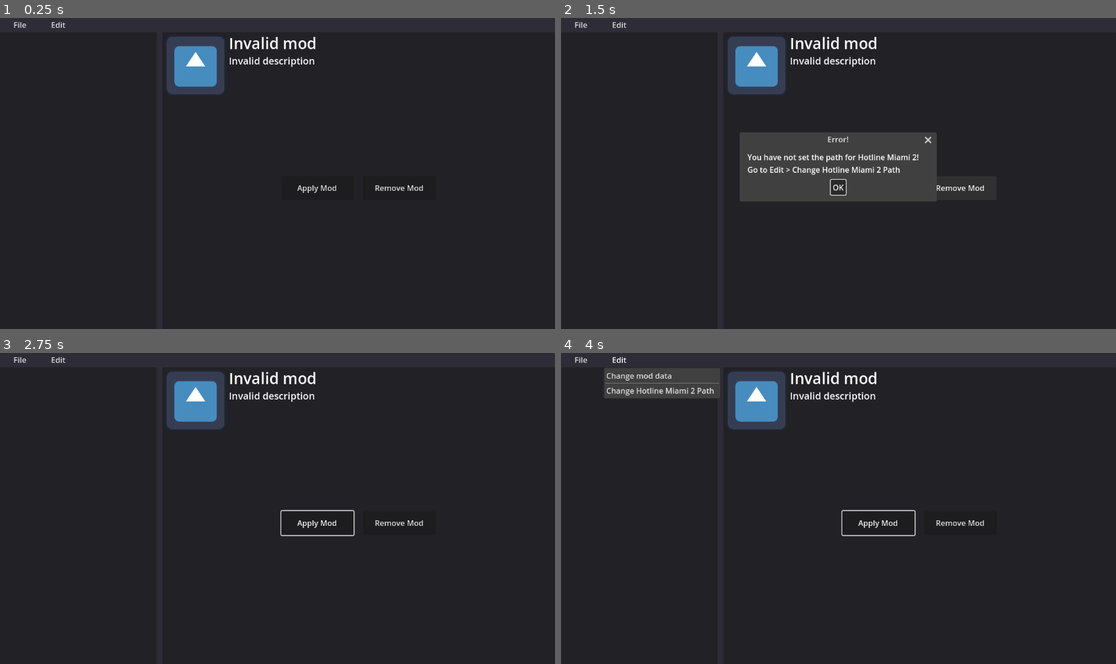
Above: before the commit, frames 1-4 (two rows, left to right).
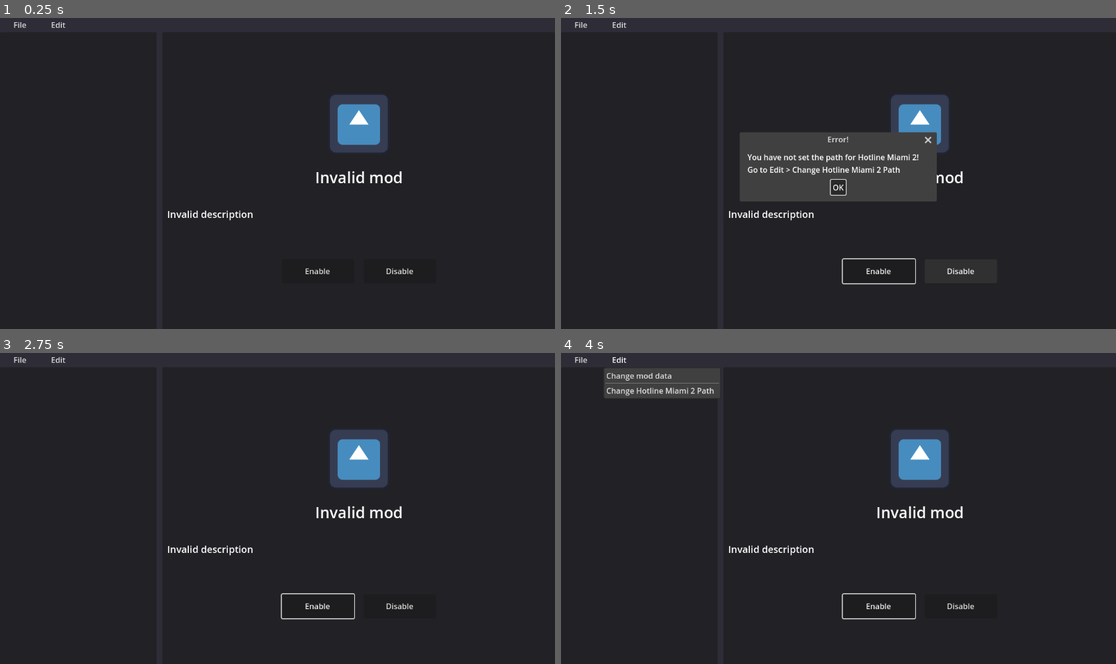
Above: after the commit, the same moments.

Repository: guineapiguuhh/HLM-Mod-manager
Game: Godot game, scene res://scenes/app.tscn
Two runs of this game, one before a commit and one after it. Both use one fixed random seed, a clock stepped at 60 frames per second and the inputs below. The engine's default icon, where the game draws it, is replaced by a stand-in: a white triangle on a blue panel in a dark square.
Inputs:
- Up to frame 1 (0.25 s): no input
- Up to frame 2 (1.5 s): click "Apply Mod" (after the commit: "Enable") at 0.5 s; click "Remove Mod" (after the commit: "Disable") at 1.25 s
- Up to frame 3 (2.75 s): click "OK" at 2 s
- Up to frame 4 (4 s): click "File" at 2.75 s; click "Edit" at 3.5 s

The runs differ from the first frame. In frame 1, 5.0% of the frame differs, in the area x 30-77%, y 6-83%; in frame 2, 4.4%; in frame 3, 5.3%, in the area x 30-77%, y 6-86%; in frame 4, 5.3%.

Commit message:
Super Update!

Diff:
--- a/scenes/app.tscn
+++ b/scenes/app.tscn
@@ -51,23 +51,19 @@
 
 [node name="ModInfo" type="PanelContainer" parent="HSplitContainer"]
 unique_name_in_owner = true
+custom_minimum_size = Vector2(500, 500)
 layout_mode = 2
 mouse_filter = 2
 script = ExtResource("3_ljqyw")
-text_distance = 10.0
-margin_left = 5.0
-margin_right = 5.0
-margin_top = 5.0
-margin_bottom = 5.0
 metadata/_custom_type_script = "uid://xakxyv1r778s"
 
-[node name="ModPreview" type="TextureRect" parent="HSplitContainer/ModInfo"]
+[node name="Cover" type="TextureRect" parent="HSplitContainer/ModInfo"]
 layout_mode = 2
 size_flags_horizontal = 0
 size_flags_vertical = 0
 texture = ExtResource("4_jv7dx")
 
-[node name="ModName" type="Label" parent="HSplitContainer/ModInfo"]
+[node name="Name" type="Label" parent="HSplitContainer/ModInfo"]
 custom_minimum_size = Vector2(500, 0)
 layout_mode = 2
 size_flags_horizontal = 0
@@ -75,20 +71,22 @@
 size_flags_stretch_ratio = 0.0
 theme_override_font_sizes/font_size = 32
 text = "Invalid mod"
+horizontal_alignment = 1
 
-[node name="ModDescription" type="Label" parent="HSplitContainer/ModInfo"]
+[node name="Description" type="Label" parent="HSplitContainer/ModInfo"]
 custom_minimum_size = Vector2(500, 0)
 layout_mode = 2
 size_flags_horizontal = 0
 size_flags_vertical = 0
 theme_override_font_sizes/font_size = 20
 text = "Invalid description"
-autowrap_mode = 1
+vertical_alignment = 1
+autowrap_mode = 3
 
 [node name="Buttons" type="HBoxContainer" parent="HSplitContainer/ModInfo"]
 layout_mode = 2
-size_flags_horizontal = 4
-size_flags_vertical = 4
+size_flags_horizontal = 0
+size_flags_vertical = 0
 theme_override_constants/separation = 20
 
 [node name="Apply" type="Button" parent="HSplitContainer/ModInfo/Buttons"]
@@ -96,14 +94,14 @@
 layout_mode = 2
 size_flags_horizontal = 8
 size_flags_vertical = 0
-text = "Apply Mod"
+text = "Enable"
 
 [node name="Remove" type="Button" parent="HSplitContainer/ModInfo/Buttons"]
 custom_minimum_size = Vector2(150, 50)
 layout_mode = 2
 size_flags_horizontal = 8
 size_flags_vertical = 0
-text = "Remove Mod"
+text = "Disable"
 
 [node name="MenuBar" type="MenuBar" parent="."]
 layout_mode = 0
--- a/scripts/menu_bar.gd
+++ b/scripts/menu_bar.gd
@@ -9,8 +9,8 @@
 		0:
 			print("New mod...")
 		1:
-			ModManager.update_mods()
-			Scene.reload()
+			ModManager.reload()
+			Scene.current.reload_mods_tree()
 
 func _edit_pressed(id: int) -> void:
 	match id:
@@ -20,5 +20,5 @@
 			%PathDialog.show()
 
 func _on_hlm_2_path_dialog_dir_selected(dir: String) -> void:
-	Save.data["hlm2_dir"] = dir
+	Save.data["hlm2_dir"] = dir + "/"
 	Save.save()
--- a/scripts/mod_container.gd
+++ b/scripts/mod_container.gd
@@ -1,35 +1,10 @@
 class_name ModContainer extends PanelContainer
-
-@export var text_distance: float:
-	set(value):
-		text_distance = value
-		queue_sort()
-
-@export_subgroup("Theme Overrides")
-
-@export var margin_left: float:
-	set(value):
-		margin_left = value
-		queue_sort()
-
-@export var margin_right: float:
-	set(value):
-		margin_right = value
-		queue_sort()
-
-@export var margin_top: float:
-	set(value):
-		margin_top = value
-		queue_sort()
-
-@export var margin_bottom: float:
-	set(value):
-		margin_bottom = value
-		queue_sort()
 
 func _ready() -> void:
 	$Buttons/Apply.pressed.connect(_apply_pressed_mod);
 	$Buttons/Remove.pressed.connect(_remove_pressed_mod);
+
+	resized.connect(func(): queue_sort())
 	queue_sort()
 
 func _apply_pressed_mod():
@@ -37,47 +12,43 @@
 		%ErrorPopup.show()
 		return
 
-	ModManager.apply_mod()
+	ModManager.apply()
 
 func _remove_pressed_mod():
 	if !Save.data["hlm2_dir"]:
 		%ErrorPopup.show()
 		return
 
-	ModManager.remove_mod()
+	ModManager.remove()
 
-func _notification(what):
+func _notification(what: int) -> void:
 	if what == NOTIFICATION_SORT_CHILDREN:
-		var margin: Rect2 = Rect2()
-		margin.position = Vector2(margin_right, margin_bottom)
-		margin.size = Vector2(margin_left, margin_top)
+		$Name.position.y += $Cover.size.y + 25
 
-		var preview_rect: Rect2 = $ModPreview.get_rect()
-		preview_rect.position = margin.position
-		fit_child_in_rect($ModPreview, preview_rect)
+		$Description.position.y = $Name.position.y
+		$Description.position.y += $Name.size.y + 40
+		$Description.size.x = size.x - 20
 
-		$ModName.position.x += $ModPreview.size.x + text_distance
+		$Buttons.position.y = $Description.position.y
+		$Buttons.position.y += $Description.size.y + 80
 
-		$ModDescription.position.x += $ModPreview.size.x + text_distance
-		$ModDescription.position.y += $ModName.size.y
+		for child: Control in get_children():
+			var rect := get_children_rect()
+			child.position.x += (size.x - child.size.x) / 2
+			child.position.y += (size.y - rect.size.y) / 2
 
-		custom_minimum_size = get_biggest_size(get_children())
+func get_children_rect() -> Rect2:
+	var first_child = get_child(0)
+	var final_child = get_child(get_child_count() - 1)
 
-
-func get_biggest_size(nodes: Array[Node]) -> Vector2:
-	var result := Vector2.ZERO
-	for node: Control  in nodes:
-		var total: Vector2 = node.position + node.size
-
-		if total.x > result.x: result.x = total.x
-		if total.y > result.y: result.y = total.y
+	var result := Rect2()
+	result.position = first_child.position
+	result.size = final_child.position + final_child.size
 
 	return result
 
+func set_data(data: Dictionary=ModManager.current) -> void:
+	$Name.text = data["display_name"]
+	$Description.text = data["description"]
 
-func set_data(data: Dictionary=ModManager.current_mod) -> void:
-	# $ModPreview.texture = # TODO: load image
-
-	$ModName.text = data["name"]
-	$ModDescription.text = data["description"]
 	queue_sort()
--- a/scripts/mod_manager.gd
+++ b/scripts/mod_manager.gd
@@ -1,13 +1,18 @@
 extends Node
 
 var mods: Array[Dictionary] = []
-var current_mod: Dictionary
+var current: Dictionary
 
-func _ready() -> void:
-	update_mods()
+var global_patchwads: Array[String] = []
 
-func update_mods() -> void:
+var structure_mod: Dictionary = {
+	"display_name": "Mod",
+	"description": "This mod is cool!!!",
+}
+
+func reload() -> void:
 	mods = []
+	global_patchwads = []
 
 	for dir_name in DirAccess.get_directories_at(Path.mods_folder):
 		var data_path := Path.mods_folder + dir_name + "/mod.json"
@@ -15,36 +20,58 @@
 		if !FileAccess.file_exists(data_path): continue
 
 		var base_data:FileAccess = FileAccess.open(data_path, FileAccess.READ)
-		var parsed_data = JSON.parse_string(base_data.get_as_text())
-		mods.push_front(parsed_data)
 
-func apply_mod(data: Dictionary=current_mod) -> void:
-	remove_patchwads()
+		var data = JSON.parse_string(base_data.get_as_text())
+		data["name"] = dir_name
+		data["patchwads"] = get_patchwads(data["name"])
+
+		if data["global_patchwads"]:
+			global_patchwads.append_array(data["patchwads"])
+
+		mods.append(data)
+
+	print("Mods=" + str(mods))
+	print("Global PatchWads=" + str(global_patchwads))
+
+func apply(data: Dictionary=current) -> void:
+	remove_all_patchwads()
 	add_patchwads(data)
 
-	var music_bytes = FileAccess.get_file_as_bytes(Path.mods_folder + data["name"] + "/" + Path.wad("hlm2_music_desktop"))
-	replace_music_wad(music_bytes)
+	var music_path = Path.mods_folder + data["name"] + "/" + Path.wad("hlm2_music_desktop")
+	replace_music_wad(music_path)
 
-func remove_mod(_data: Dictionary=current_mod) -> void:
-	remove_patchwads()
+func remove(_data: Dictionary=current) -> void:
+	remove_all_patchwads()
 
-	var music_bytes = FileAccess.get_file_as_bytes(Path.mods_folder + Path.wad("hlm2_music_desktop"))
-	replace_music_wad(music_bytes)
+	var music_path = Path.app_folder + Path.wad("hlm2_music_desktop")
+	replace_music_wad(music_path)
 
-func replace_music_wad(bytes: PackedByteArray):
-	var music := FileAccess.open(Save.data["hlm2_dir"] + "/" + Path.wad("hlm2_music_desktop"), FileAccess.WRITE_READ)
-	music.store_buffer(bytes)
+func replace_music_wad(path: String) -> void:
+	if !FileAccess.file_exists(path): return
+
+	var bytes:PackedByteArray = FileAccess.get_file_as_bytes(path)
+
+	var music_wad := FileAccess.open(Save.data["hlm2_dir"] + Path.wad("hlm2_music_desktop"), FileAccess.WRITE_READ)
+	music_wad.store_buffer(bytes)
+
+func get_patchwads(mod_name: String) -> PackedStringArray:
+	var path := Path.mods_folder + mod_name + "/mods/"
+	if !DirAccess.dir_exists_absolute(path):
+		return []
+	return DirAccess.get_files_at(path)
 
 func add_patchwads(data: Dictionary) -> void:
-	for patch in data["patchwads"]:
-		var file_name = Path.patchwad(patch)
+	for patch in get_patchwads(data["name"]):
+		var patch_bytes = FileAccess.get_file_as_bytes(Path.mods_folder + data["name"] + "/" + patch)
 
-		var patch_bytes = FileAccess.get_file_as_bytes(Path.mods_folder + data["name"] + "/" + file_name)
-
-		var patchwad := FileAccess.open(Path.hlm2_mods_folder + file_name, FileAccess.WRITE)
+		var patchwad := FileAccess.open(Path.hlm2_mods_folder + patch, FileAccess.WRITE)
 		patchwad.store_buffer(patch_bytes)
 
-func remove_patchwads() -> void:
+func remove_patchwads(data: Dictionary) -> void:
+	for patch in get_patchwads(data["name"]):
+		DirAccess.remove_absolute(Path.hlm2_mods_folder + patch)
+
+func remove_all_patchwads() -> void:
 	for patch in DirAccess.get_files_at(Path.hlm2_mods_folder):
-		if Save.data["global_patchwads"].has(patch): continue
+		if global_patchwads.has(patch): continue
 		DirAccess.remove_absolute(Path.hlm2_mods_folder + patch)
--- a/scripts/scenes/app.gd
+++ b/scripts/scenes/app.gd
@@ -1,19 +1,24 @@
 extends Control
 
-var root: TreeItem
+@onready var root: TreeItem = %Mods.create_item()
 
 func _ready() -> void:
-	root = %Mods.create_item()
+	reload_mods_tree()
+
+func reload_mods_tree():
+	ModManager.reload()
+	for item in root.get_children():
+		item.free()
 
 	for data in ModManager.mods:
 		var mod: TreeItem = %Mods.create_item(root)
-		mod.set_text(0, data["name"])
+		mod.set_text(0, data["display_name"])
 
 		var json: TreeItem = %Mods.create_item(mod)
 		json.set_text(0, str(data))
 		json.visible = false
 
-	%Mods.set_selected(root.get_child(0), 0)
+		%Mods.set_selected(root.get_child(0), 0)
 
 func get_mod_data(item: TreeItem) -> Variant:
 	var base_data = item.get_next_in_tree().get_text(0)
@@ -21,7 +26,7 @@
 
 func _on_mods_item_selected() -> void:
 	var data = get_mod_data(%Mods.get_selected())
-	ModManager.current_mod = data
+	ModManager.current = data
 	%ModInfo.set_data()
 
 func _on_hlm_2_path_dialog_dir_selected(dir: String) -> void:
Not shown, changed: export_presets.cfg
